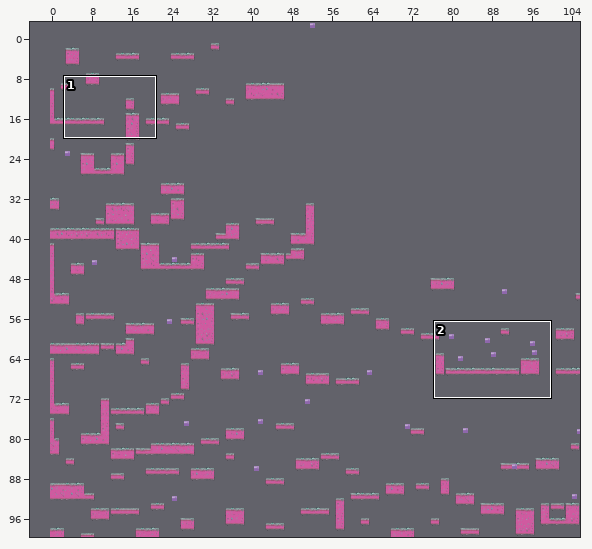
A Tiled map gets an edit: res/maps/map-a1.tmx. Above: a wide view before the commit, with the close-up outlined.
Close-up. Old version:
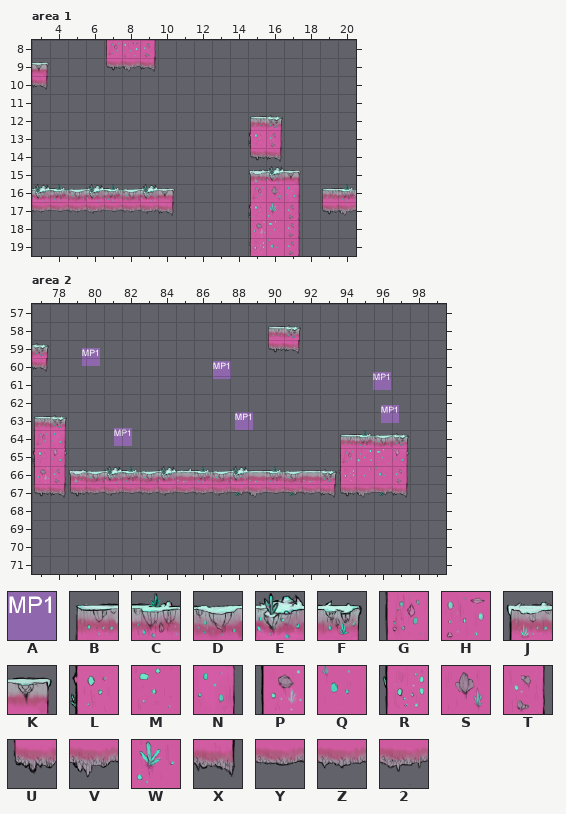
Cells are 64x64 px. Shown: area 1 x 3..20, y 8..19; area 2 x 77..99, y 57..71. The commit also changed other parts of the map, which this record leaves out.
Key: from "moving_platform": A 0 "bigPlatform"; from "tiledmap_final": B 6, C 7, D 8, E 9, F 10, G 31, H 32, J 54, K 62, L 79, M 83, N 87, P 104, Q 108, R 129, S 132, T 137, U 154, V 155, W 158, X 162, Y 207, Z 208, 2 209.
_ is an empty cell.
Objects are placed by their top-left corner, in cells (3,4 is the top-left corner of cell 3,4); size is 1x1 cell unless given.
Layers that did not change in this view are not listed.
Layer "main" before, area 1, first column x 3:
 8 ____GHT___________
 9 K___UVX___________
10 X_________________
11 __________________
12 ____________BF____
13 ____________LT____
14 ____________UX____
15 ____________JEK___
16 ECDECDEK____GSN_BC
17 ZYZ2YZ2X____LWT_UV
18 ____________PMT___
19 ____________RQT___
Objects on layer "objekt" before, area 2:
A "mp13-1" at 79.8,59.4
A "mp14-2" at 87.1,60.2
A "mp13-3" at 96,60.8
A "mp14-3" at 96.4,62.6
A "mp13-2" at 88.3,63
A "mp14-1" at 81.5,63.9
The same view after the edit:
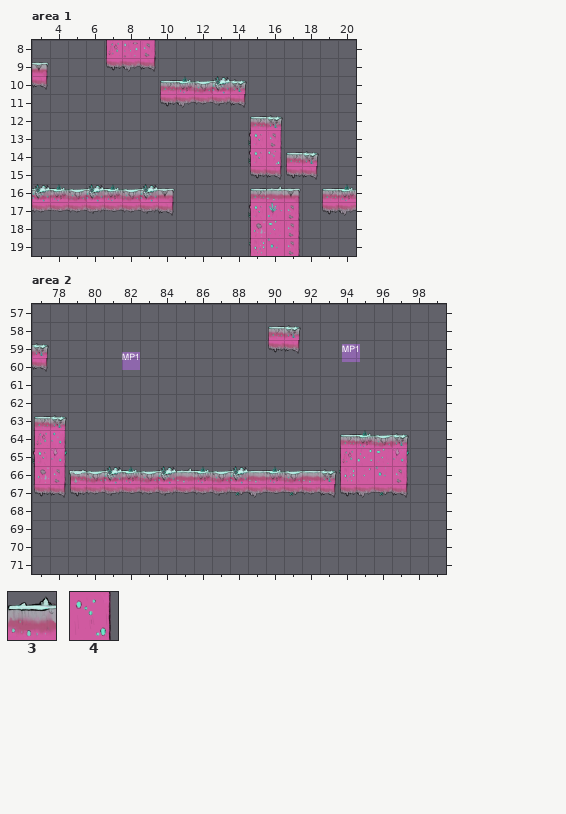
Further tiles: from "tiledmap_final": 3 61, 4 112.
Changes in this commit:
Layer "main", area 1:
y 10: x 10..14 _____ -> BCDEF
y 11: x 10..14 _____ -> UVZ2X
y 14: x 15..18 UX__ -> L4BF
y 15: x 15..18 JEK_ -> UXUX
y 16: x 15..17 GSN -> B3K
Layer "objekt", area 2:
added: A "mp14" at 94.2,59.2
added: A "mp13" at 82,59.7
removed: A "mp13-1" at 79.8,59.4
removed: A "mp14-2" at 87.1,60.2
removed: A "mp13-3" at 96,60.8
removed: A "mp14-3" at 96.4,62.6
removed: A "mp13-2" at 88.3,63
removed: A "mp14-1" at 81.5,63.9
